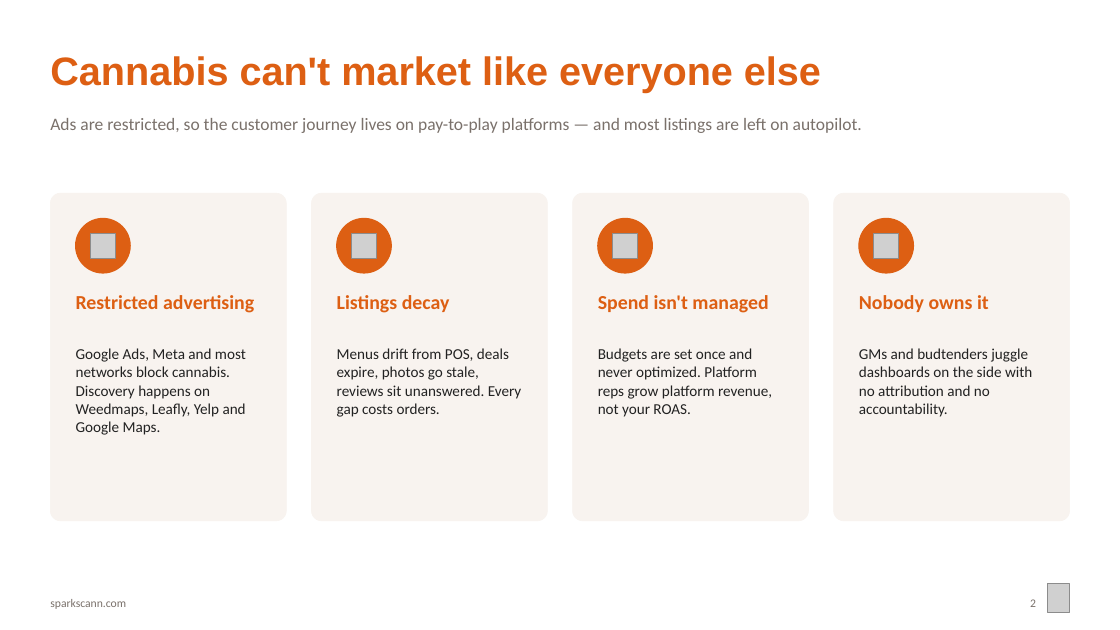
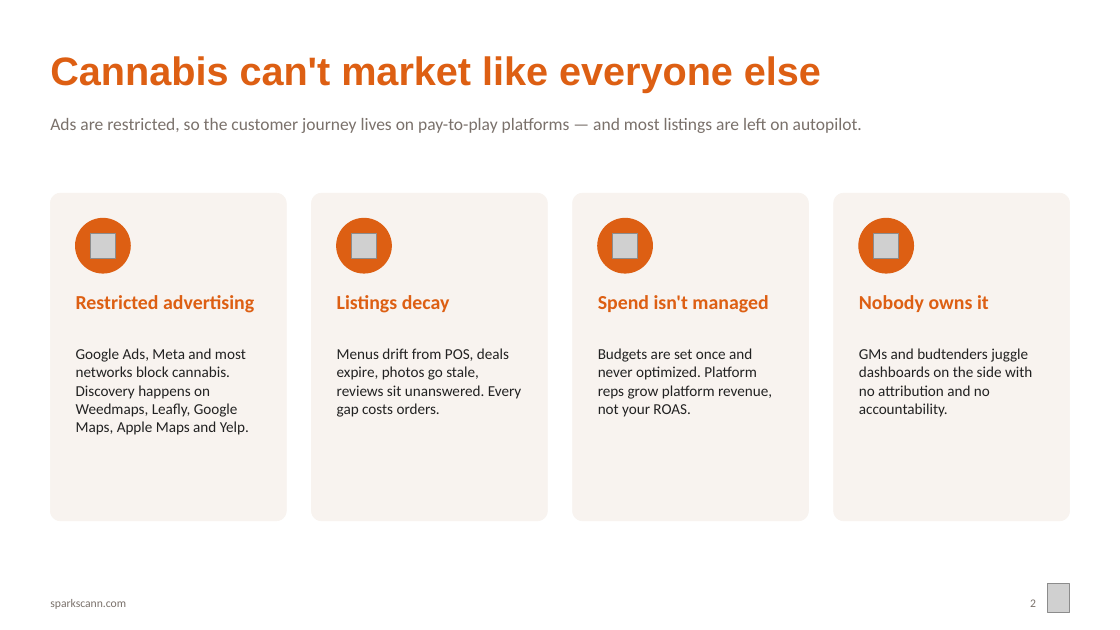
Before and after one commit to sparksmanagement/pitchdeckspecialist, a slide deck: slide 2 of decks/Sparks-x-example-green-valley.pptx. Drawn at 1120x630 pixels with LibreOffice and Linux fonts; fonts in the diff are those of the drawing; grey boxes stand for pictures. Boxes give left, top, right and bottom in pixels: in the first picture for what was removed or moved away, otherwise in the second. Text is boxed around its words. In the diff, an @@ line names an element or a change of style, - is before the commit and + after.

```diff
--- a/decks/Sparks-x-example-green-valley.pptx
+++ b/decks/Sparks-x-example-green-valley.pptx
@@ text at (76, 348, 249, 435): text changed @@
-Google Ads, Meta and most networks block cannabis. Discovery happens on Weedmaps, Leafly, Yelp and Google Maps.
+Google Ads, Meta and most networks block cannabis. Discovery happens on Weedmaps, Leafly, Google Maps, Apple Maps and Yelp.
```
Also in this commit, not shown: 4 other slides changed, 1 slide added, 2 slides removed, 7 other files.
